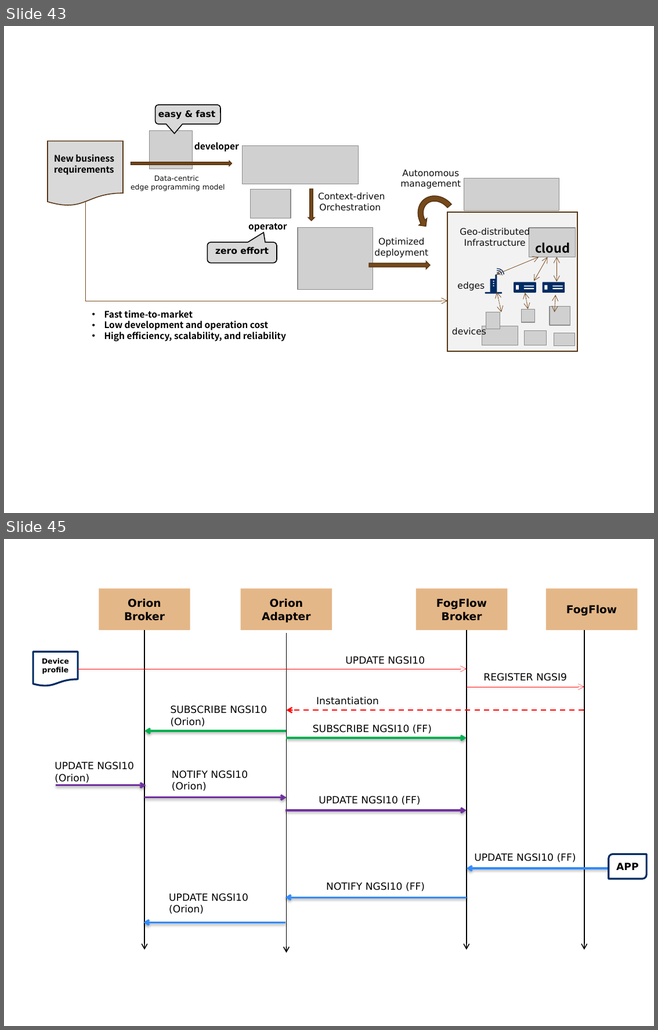
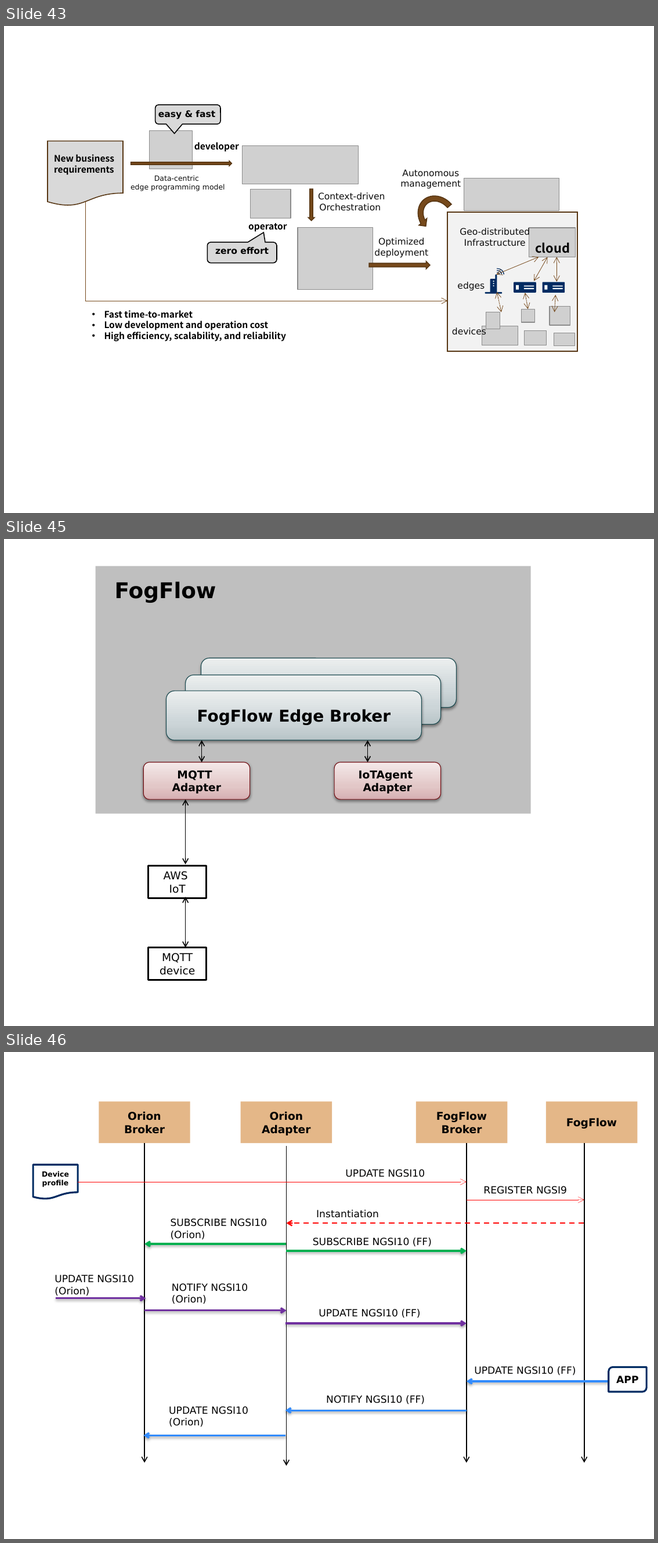
Before and after one commit to smartfog/fogflow, a slide deck: doc/en/source/figures/figures.pptx. Shown one above the other, each under a label of ours: slides 43 and 45 before the commit, slides 43, 45 and 46 after it; the slides between them are not shown. The pictures are 658x1030 and 658x1543 pixels, drawn with LibreOffice and Linux fonts; fonts in the diff are those of the drawing; grey boxes stand for pictures. Boxes give left, top, right and bottom in pixels: in the first picture for what was removed or moved away, otherwise in the second. Text is boxed around its words. In the diff, an @@ line names an element or a change of style, - is before the commit and + after.

```diff
--- a/doc/en/source/figures/figures.pptx
+++ b/doc/en/source/figures/figures.pptx
@@ slide 45 added at [4,539,654,1026], background #FFFFFF @@
@@ rectangle added at [96,566,531,814], fill #BFBFBF @@
@@ text added at [115,581,216,602], 24 pt, text #000000, bold @@
+FogFlow
@@ rounded rectangle added at [201,658,456,707], fill gradient #B8C5C7 to #CED6D8 to #ECF0F0, outline #1A4950 0.75 pt @@
@@ rounded rectangle added at [185,675,441,724], fill gradient #B8C5C7 to #CED6D8 to #ECF0F0, outline #1A4950 0.75 pt @@
@@ rounded rectangle added at [166,691,422,740], fill gradient #B8C5C7 to #CED6D8 to #ECF0F0, outline #1A4950 0.75 pt, 18 pt, text #000000, bold @@
+FogFlow Edge Broker
@@ double arrow added from (201, 740) to (201, 762), #000000 1 pt @@
@@ double arrow added from (367, 740) to (367, 762), #000000 1 pt @@
@@ rounded rectangle added at [143,762,249,799], fill gradient #D7B0B0 to #E2C8C9 to #F4EAEA, outline #761318 0.75 pt, 12 pt, text #000000, bold @@
+MQTT
+Adapter
@@ rounded rectangle added at [334,762,441,799], fill gradient #D7B0B0 to #E2C8C9 to #F4EAEA, outline #761318 0.75 pt, 12 pt, text #000000, bold @@
+IoTAgent
+Adapter
@@ double arrow added from (185, 799) to (185, 864), #000000 1 pt @@
@@ rectangle added at [148,866,206,898], fill #FFFFFF, outline #000000 2 pt, 12 pt, text #000000 @@
+AWS
+IoT
@@ double arrow added from (185, 897) to (185, 947), #000000 1 pt @@
@@ rectangle added at [148,947,206,980], fill #FFFFFF, outline #000000 2 pt, 12 pt, text #000000 @@
+MQTT
+device
@@ what was slide 45 is now slide 46 @@
```
Also in this commit, not shown: 1 slide changed.
